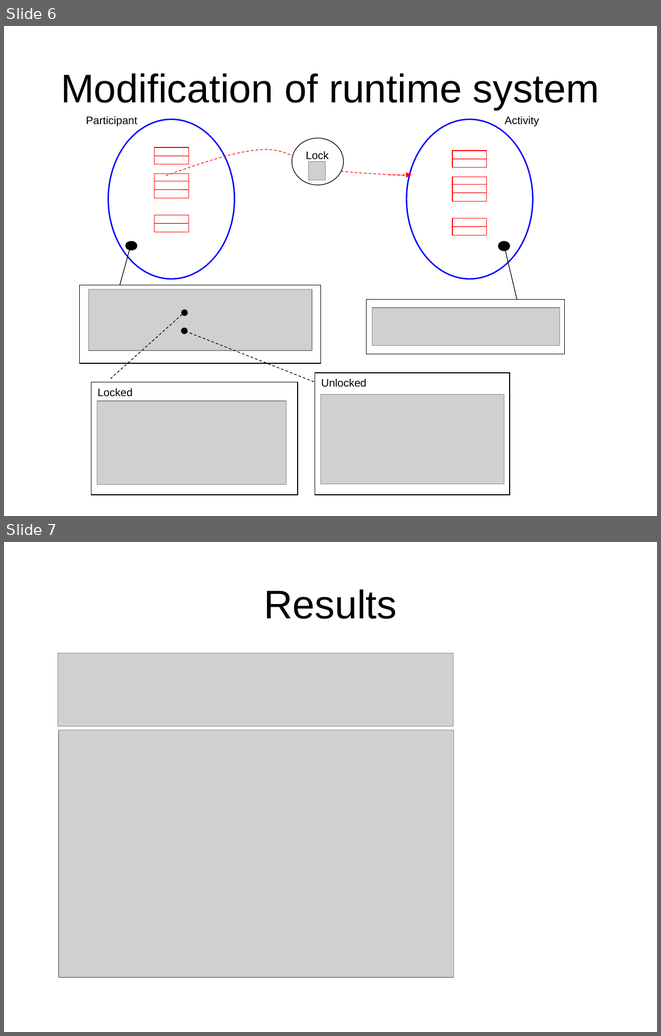
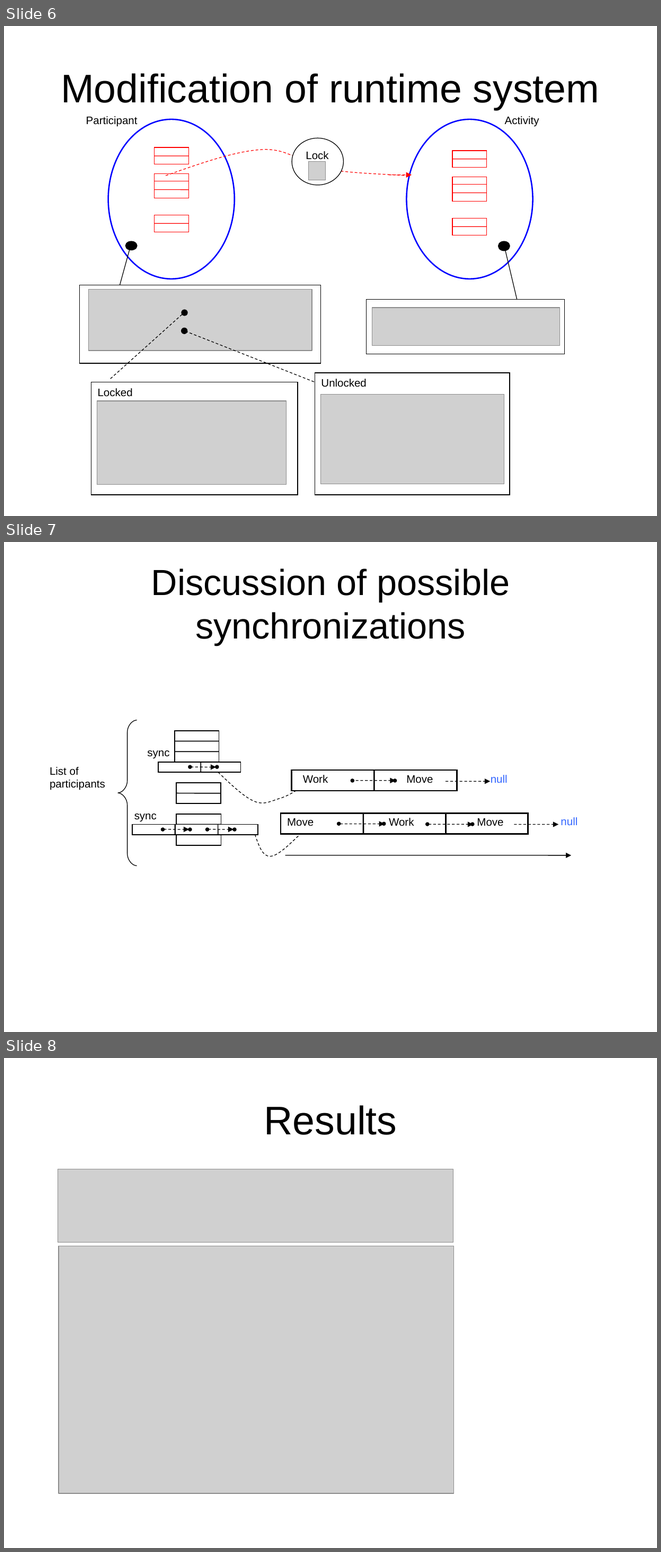
Before and after one commit to isurup/kalle-martin-group, a slide deck: SSE2/slides/project Slides 1.ppt. Shown one above the other, each under a label of ours: slides 6 and 7 before the commit, slides 6, 7 and 8 after it. The pictures are 661x1036 and 661x1552 pixels, drawn with LibreOffice and Linux fonts; fonts in the diff are those of the drawing; grey boxes stand for pictures. Boxes give left, top, right and bottom in pixels: in the first picture for what was removed or moved away, otherwise in the second. Text is boxed around its words. In the diff, an @@ line names an element or a change of style, - is before the commit and + after.

```diff
--- a/SSE2/slides/project Slides 1.ppt
+++ b/SSE2/slides/project Slides 1.ppt
@@ slide 7 added at [4,542,657,1032], background #FFFFFF @@
@@ title added at [151,568,510,645], 40 pt, text #000000 @@
+Discussion of possible synchronizations
@@ group added at [50,720,577,866]: 12 lines, 12 ellipses, 10 texts, 9 rectangles, 9 arrows, 3 freeform shapes @@
+sync
+sync
+Work
+Move
+Move
+Work
+Move
+null
+null
+List of participants
@@ what was slide 7 is now slide 8 @@
```
